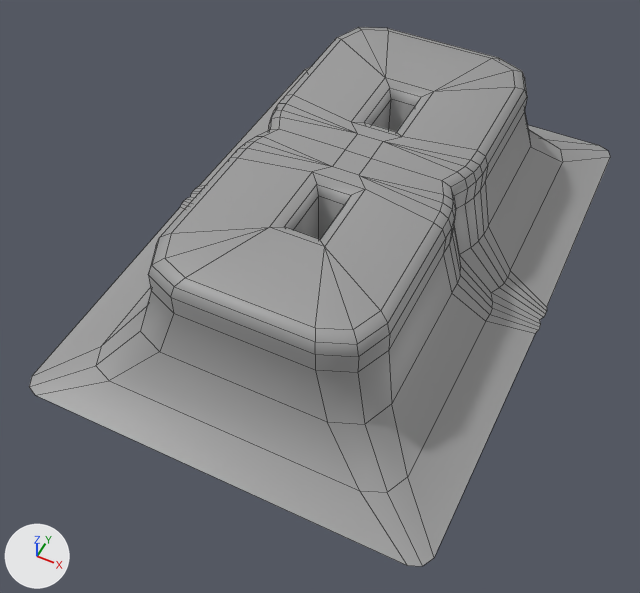
The FBX model Assets/- Asset Store/Custom/Numbers/Number_8.fbx: old version first, new version second.
Both versions are drawn from a 50 mm camera at (0.195, -0.449, 0.497) aimed at (-0.002, -0.056, 0.006). The lights are fixed; the arrows at lower left show +X, +Y and +Z. Mesh edges are drawn as thin lines. Where no turn or scale is listed for an object, it has been applied to the vertices.

The first picture shows 'Number_8'.
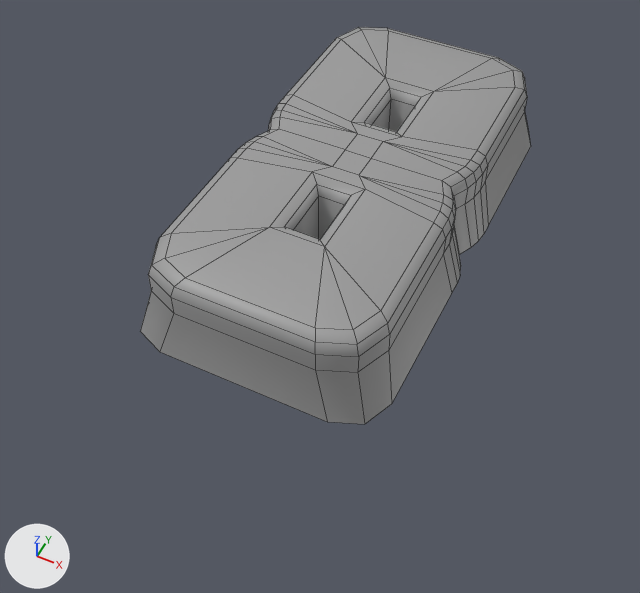
The change, as a diff of the scene's bpy script:
```diff
--- a/Assets/- Asset Store/Custom/Numbers/Number_8.fbx.py
+++ b/Assets/- Asset Store/Custom/Numbers/Number_8.fbx.py
@@ me_cube_017 @@
 # used by ob_number_8; location = (0.0, 0.0, 0.0)
-me_cube_017.from_pydata(...)  # 248 vertices, 240 faces; spans x -0.153..0.153, y -0.219..0.219, z 0.0..0.1
+me_cube_017.from_pydata(...)  # 188 vertices, 180 faces; spans x -0.092..0.092, y -0.172..0.172, z 0.0..0.1
+# me_cube_017 part 1
+# 60 vertices are removed from x -0.153..0.153, y -0.219..0.219, z 0.0..0.01
+# 60 faces are deleted
 me_cube_017.materials.append(mat_material)
```

What differs and where, as boxes (x1, y1, x2, y2) in the pictures (640 x 593 px):
'Number_8', reshaped (33% narrower, 26% shorter): before (29, 27, 610, 566); after (140, 27, 531, 424)
part 1 of me_cube_017, deleted: before (29, 67, 610, 566)
